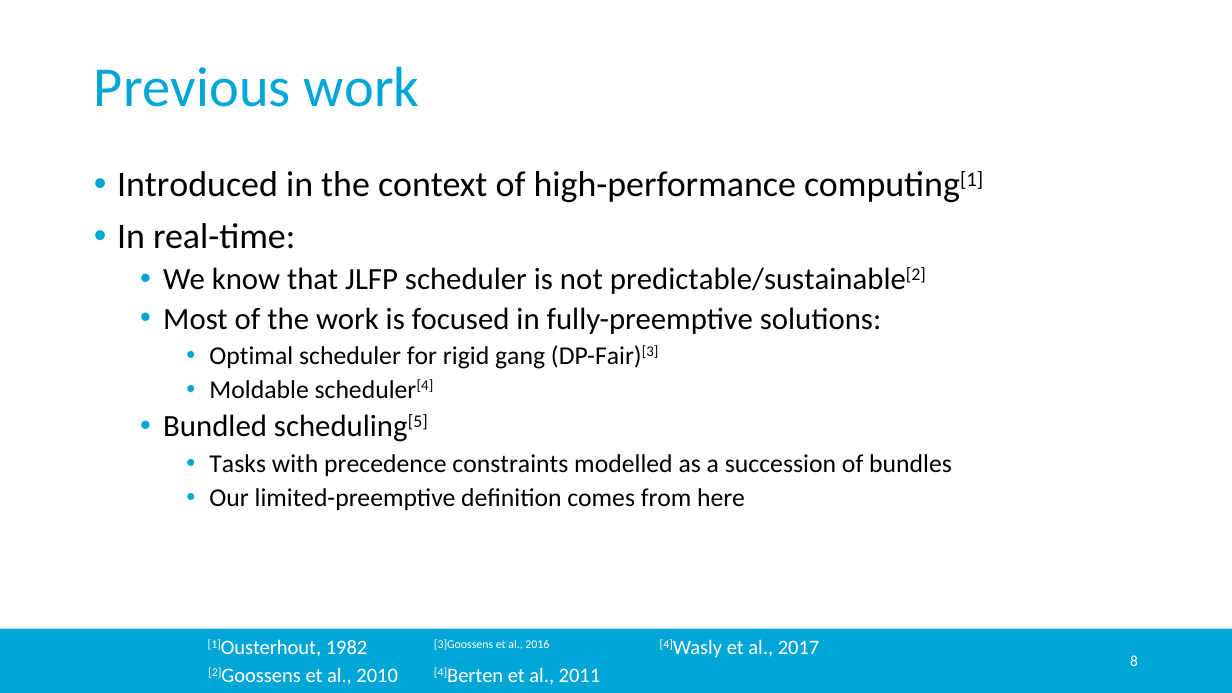
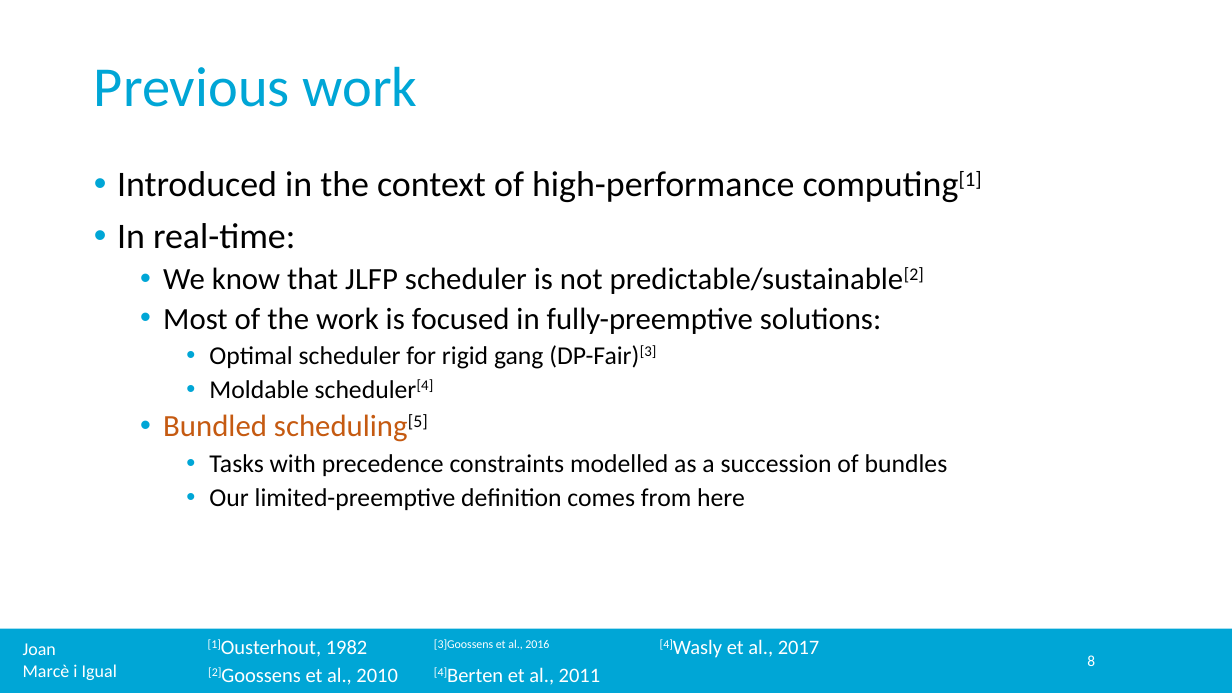
Before and after one commit to jmigual/APATeoria, a slide deck: slide 8 of Notes/TFM_presentations/2020_02_24_v2/2020_02_24_v2.pptx. Drawn at 1232x693 pixels with LibreOffice and Linux fonts; fonts in the diff are those of the drawing; background and template pictures are left out. Boxes give left, top, right and bottom in pixels: in the first picture for what was removed or moved away, otherwise in the second. Text is boxed around its words. In the diff, an @@ line names an element or a change of style, - is before the commit and + after.

```diff
--- a/Notes/TFM_presentations/2020_02_24_v2/2020_02_24_v2.pptx
+++ b/Notes/TFM_presentations/2020_02_24_v2/2020_02_24_v2.pptx
@@ text at (163, 414, 428, 442): text colour #000000 to #C55A11 in "Bundled scheduling[5]" @@
@@ text added at (23, 643, 117, 680), 14 pt, text #FFFFFF @@
+Joan
+Marcè i Igual
@@ page number: place and size @@
-page number at (1130, 655, 1138, 666)
+page number at (1087, 655, 1095, 666)
```
Also in this commit, not shown: 23 other slides changed, 9 other files.
